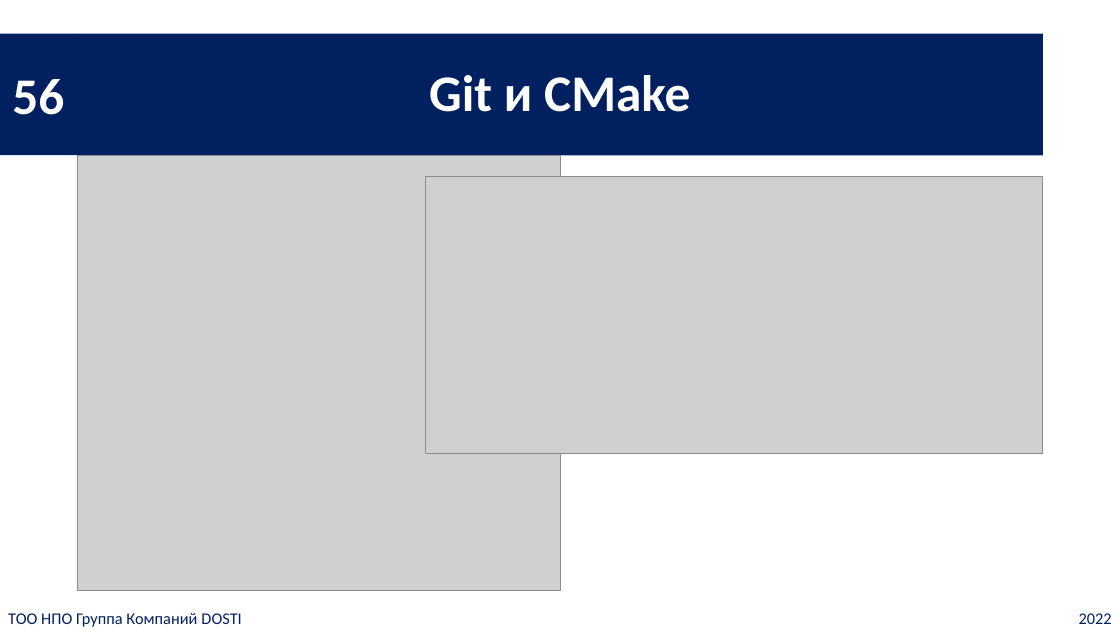
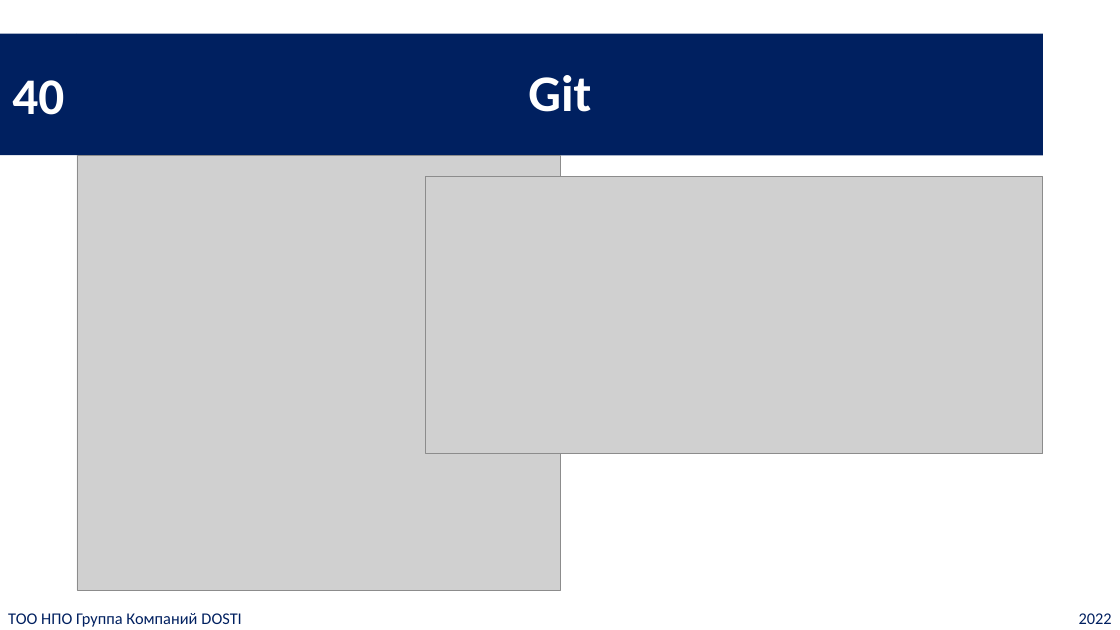
Before and after one commit to ic-dosti/CourseCShJunior, a slide deck: slide 40 of slides-ru/main_ru.pptx (slide 36 before the commit). Drawn at 1120x630 pixels with LibreOffice and Linux fonts; fonts in the diff are those of the drawing; grey boxes stand for pictures. Boxes give left, top, right and bottom in pixels: in the first picture for what was removed or moved away, otherwise in the second. Text is boxed around its words. In the diff, an @@ line names an element or a change of style, - is before the commit and + after.

```diff
--- a/slides-ru/main_ru.pptx
+++ b/slides-ru/main_ru.pptx
@@ text in rectangle at [12,80,64,115]: text changed @@
-56
+40
@@ title at [528,75,591,112]: text changed @@
-Git и CMake
+Git
```
Also in this commit, not shown: 30 other slides changed, 12 slides added, 16 other files.
